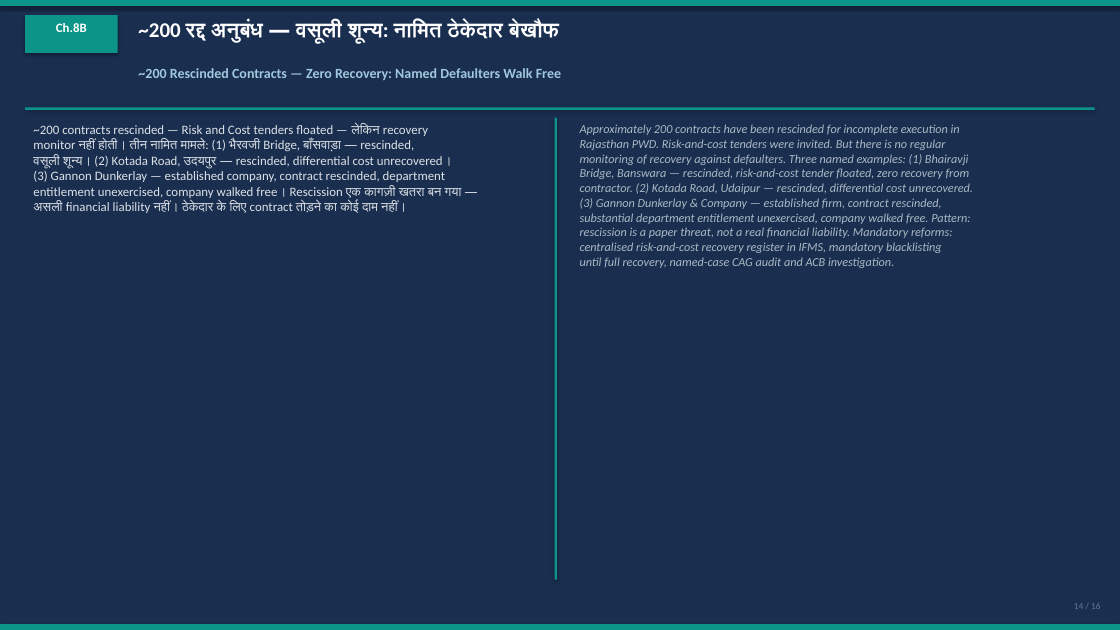
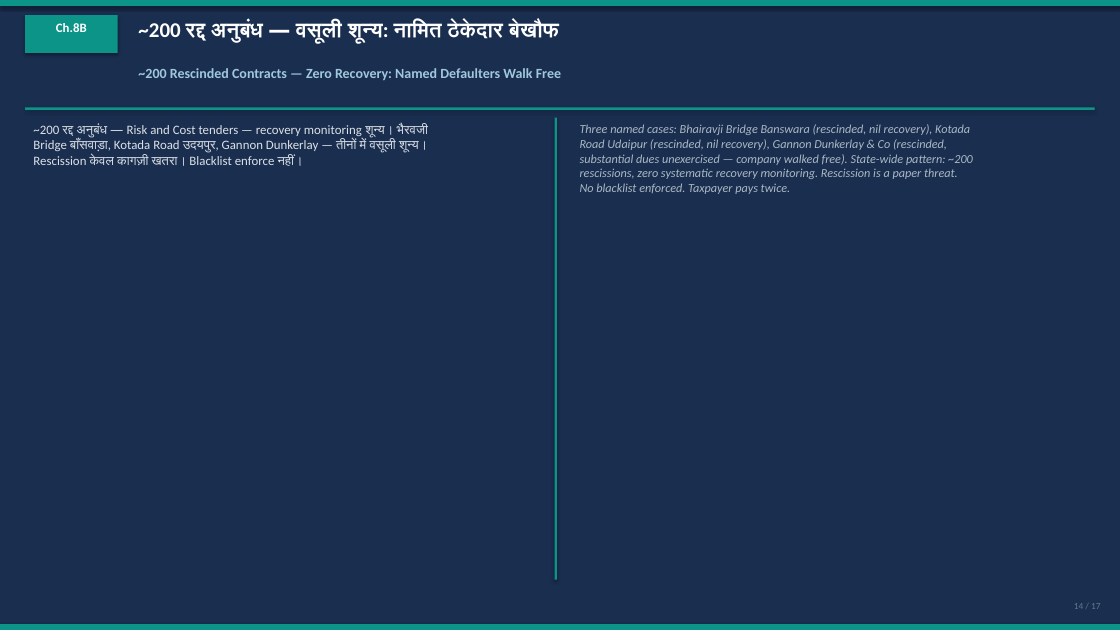
Before and after one commit to CRAJKUMARSINGH/News-Article-Elaborator, a slide deck: slide 14 of artifacts/rajasthan-ifms-crisis/IFMS-Rajasthan-Investigation.pptx. Drawn at 1120x630 pixels with LibreOffice and Linux fonts; fonts in the diff are those of the drawing. Boxes give left, top, right and bottom in pixels: in the first picture for what was removed or moved away, otherwise in the second. Text is boxed around its words. In the diff, an @@ line names an element or a change of style, - is before the commit and + after.

Commit message:
Add recovery portal & legal pursuit chapter — impunity architecture exposed
New Chapter 8C (IFMS) + 6D (eMB):
- Q1: Why no Digitised Recovery Portal in 15 years?
  Portal would make every non-recovery visible + attributable
  to a named officer — exactly what the system avoids
- Q2: Why no legal pursuit or monitoring?
  Two explanations: Gross Negligence OR Complicity
  (same officer who paid refuses to collect = ACB referral)
- Limitation Period ticking clock — cases may already be
  time-barred forever, officer accountability required
- 5-point Recovery Accountability Framework:
  A. Recovery Portal on IFMS — 90 day deadline
  B. Mandatory legal notice within 30 days of rescission
  C. Litigation Register — department legal cell, monthly
  D. Limitation Period automatic alerts
  E. Same-officer overlap = automatic ACB referral
- All 6 DOCX/PDF/PPTX exports regenerated
- News.txt updated with full investigation text

```diff
--- a/artifacts/rajasthan-ifms-crisis/IFMS-Rajasthan-Investigation.pptx
+++ b/artifacts/rajasthan-ifms-crisis/IFMS-Rajasthan-Investigation.pptx
@@ text at box(33, 124, 428, 166): text changed @@
-~200 contracts rescinded — Risk and Cost tenders floated — लेकिन recovery
-monitor नहीं होती। तीन नामित मामले: (1) भैरवजी Bridge, बाँसवाड़ा — rescinded,
-वसूली शून्य। (2) Kotada Road, उदयपुर — rescinded, differential cost unrecovered।
-(3) Gannon Dunkerlay — established company, contract rescinded, department
-entitlement unexercised, company walked free। Rescission एक कागज़ी खतरा बन गया —
-असली financial liability नहीं। ठेकेदार के लिए contract तोड़ने का कोई दाम नहीं।
+~200 रद्द अनुबंध — Risk and Cost tenders — recovery monitoring शून्य। भैरवजी
+Bridge बाँसवाड़ा, Kotada Road उदयपुर, Gannon Dunkerlay — तीनों में वसूली शून्य।
+Rescission केवल कागज़ी खतरा। Blacklist enforce नहीं।
@@ text at box(580, 124, 973, 194): text changed @@
-Approximately 200 contracts have been rescinded for incomplete execution in
-Rajasthan PWD. Risk-and-cost tenders were invited. But there is no regular
-monitoring of recovery against defaulters. Three named examples: (1) Bhairavji
-Bridge, Banswara — rescinded, risk-and-cost tender floated, zero recovery from
-contractor. (2) Kotada Road, Udaipur — rescinded, differential cost unrecovered.
-(3) Gannon Dunkerlay & Company — established firm, contract rescinded,
-substantial department entitlement unexercised, company walked free. Pattern:
-rescission is a paper threat, not a real financial liability. Mandatory reforms:
-centralised risk-and-cost recovery register in IFMS, mandatory blacklisting
-until full recovery, named-case CAG audit and ACB investigation.
+Three named cases: Bhairavji Bridge Banswara (rescinded, nil recovery), Kotada
+Road Udaipur (rescinded, nil recovery), Gannon Dunkerlay & Co (rescinded,
+substantial dues unexercised — company walked free). State-wide pattern: ~200
+rescissions, zero systematic recovery monitoring. Rescission is a paper threat.
+No blacklist enforced. Taxpayer pays twice.
```
Also in this commit, not shown: 13 other slides changed, 1 slide added, 8 other files.
